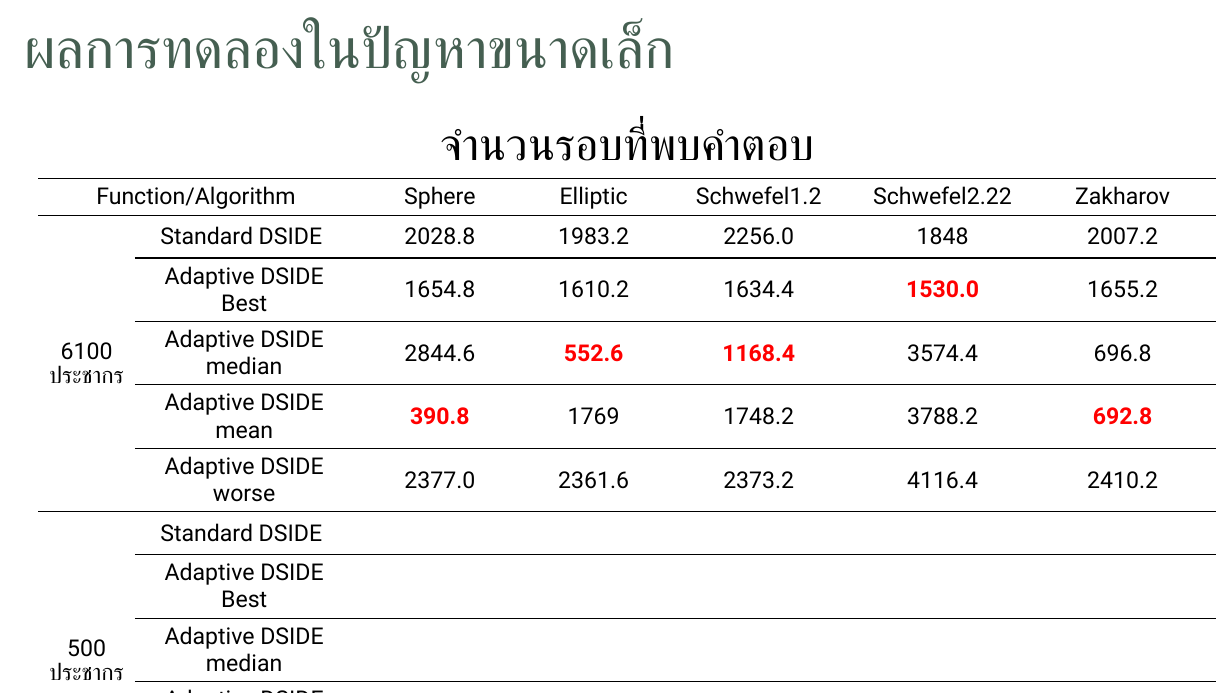
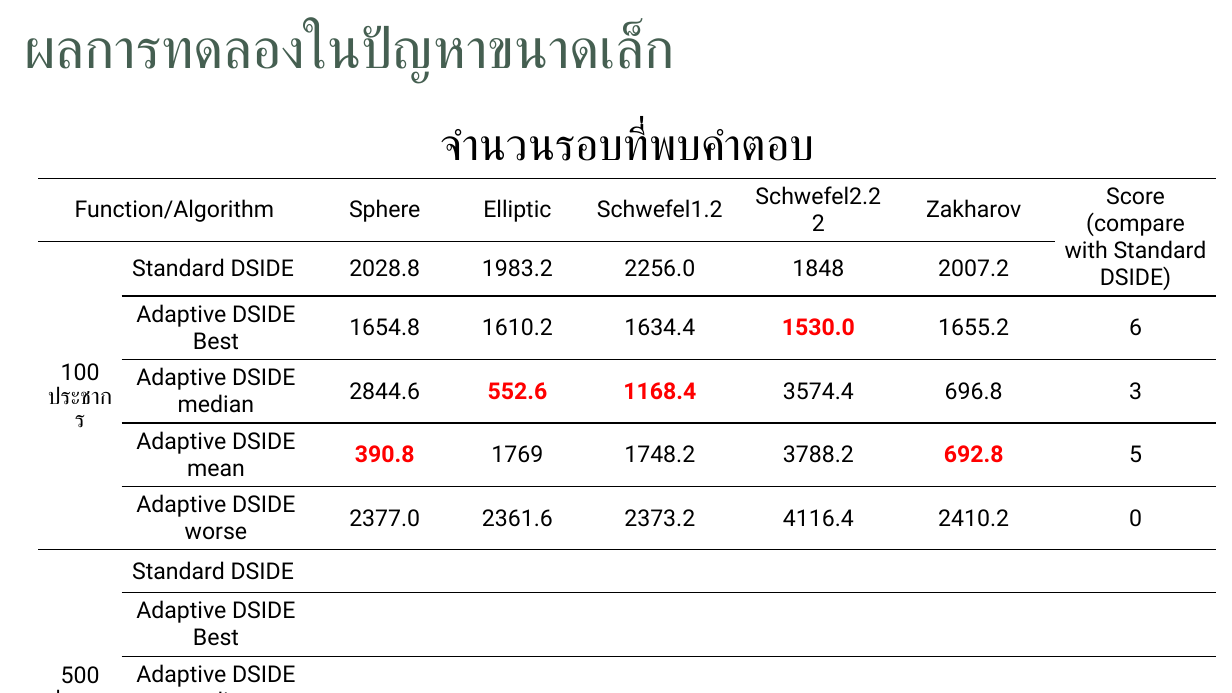
Before and after one commit to JhonSPattan/Algorithm, a slide deck: slide 13 of Adptive_DSIDE.pptx. Drawn at 1232x693 pixels with LibreOffice and Linux fonts; fonts in the diff are those of the drawing; background and template pictures are left out. Boxes give left, top, right and bottom in pixels: in the first picture for what was removed or moved away, otherwise in the second. Text is boxed around its words. In the diff, an @@ line names an element or a change of style, - is before the commit and + after.

```diff
--- a/Adptive_DSIDE.pptx
+++ b/Adptive_DSIDE.pptx
@@ table at (39, 116, 1216, 691) @@
-column 1, row 3: 6100 ประชากร
+column 1, row 3: 100 ประชากร
+column 8:  | Score / (compare with Standard DSIDE) |  | 6 | 3 | 5 | 0 |  |  |  |  | 
```
Also in this commit, not shown: 1 other slide changed, 1 slide added, 1 slide removed.
